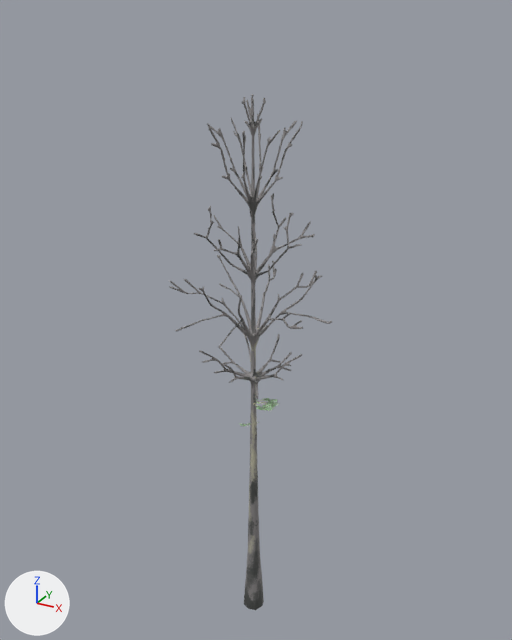
The Blender file Assets/Models/Environment/MountainAsh.blend as it was, and as the next commit left it.
Before and after are seen from a camera (50 mm lens) standing at (52.6, -94.7, 105.0) and looking at (-1.3, 3.2, 56.0). Lighting does not change. The marker at lower left points along +X, +Y and +Z.

Script lines for the objects in view, before the commit:
```python
me_plane_001 = bpy.data.meshes.new('Plane.001')
me_plane_001.from_pydata(...)  # 6060 vertices, 11432 faces; spans x -14.5..13.2, y -13.9..14.0, z -4.9..93.6
me_plane_001.polygons.foreach_set('use_smooth', [True] * 11432)
me_plane_001.materials.append(mat_mountainash_tex)  # picture img_mountainash_colour_tex
ob_plane = bpy.data.objects.new('Plane', me_plane_001)
ob_plane.location = (0.0, 0.0, 0.0)
```
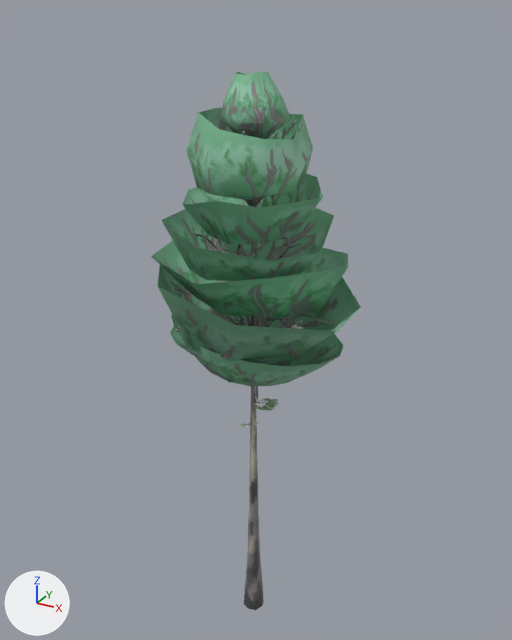
Pixel boxes [x1, y1, x2, y2] of what changed, in the pictures (512 x 640 px):
'Cube.003', added (green): after [186, 107, 313, 200]
'Cube.001', added (green): after [158, 265, 361, 361]
'Cube.006', added (green): after [151, 241, 348, 318]
'Cube.002', added (green): after [162, 208, 334, 281]
'Cube.004', added (green): after [183, 173, 323, 244]
'Cube.005', added: after [221, 72, 291, 139]
'Cube', added (green): after [171, 315, 344, 387]
'Cube.007', added (green): after [170, 306, 312, 366]

The change, as a list of edits to the scene's bpy script:
```text
Add ob_cube_007:
    ob_cube_007 = bpy.data.objects.new('Cube.007', me_cube_007)  # 57 vertices, 48 faces; spans x -0.87..0.9, y -0.74..0.72, z -0.04..0.49; in mat_mountainashleafre_tex (picture img_mountainashleafre_colour_tex)
    ob_cube_007.location = (0.0, 0.0, 50.8)
    ob_cube_007.rotation_euler = (0.0, 0.0, -2.517)  # degrees (0, 0, -144)
    ob_cube_007.scale = (15.4, 15.4, 15.4)
Add ob_cube_006:
    ob_cube_006 = bpy.data.objects.new('Cube.006', me_cube_006)  # 18 vertices, 12 faces; spans x -1.0..1.0, y -0.84..0.78, z -0.1..2.49; in mat_mountainashleafre_tex (picture img_mountainashleafre_colour_tex)
    ob_cube_006.location = (0.0, 0.0, 61.8)
    ob_cube_006.rotation_euler = (0.0, 0.0, 1.527)  # degrees (0, 0, 87)
    ob_cube_006.scale = (15.2, 19.8, 16.2)
Add ob_cube_005:
    ob_cube_005 = bpy.data.objects.new('Cube.005', me_cube_005)  # 25 vertices, 20 faces; spans x -0.597..0.608, y -0.608..0.562, z -0.101..0.743; in mat_mountainashleafre_tex (picture img_mountainashleafre_colour_tex)
    ob_cube_005.location = (0.0, 0.0, 86.9)
    ob_cube_005.rotation_euler = (0.0, 0.0, 1.591)  # degrees (0, 0, 91)
    ob_cube_005.scale = (7.99, 9.58, 13.3)
Add ob_cube_004:
    ob_cube_004 = bpy.data.objects.new('Cube.004', me_cube_004)  # 17 vertices, 12 faces; spans x -1.0..1.0, y -0.84..0.78, z -0.1..0.5; in mat_mountainashleafre_tex (picture img_mountainashleafre_colour_tex)
    ob_cube_004.location = (0.0, 0.0, 72.9)
    ob_cube_004.rotation_euler = (0.0, 0.0, -3.143)  # degrees (0, 0, -180)
    ob_cube_004.scale = (11.8, 14.2, 16.0)
Add ob_cube_003:
    ob_cube_003 = bpy.data.objects.new('Cube.003', me_cube_003)  # 25 vertices, 20 faces; spans x -0.77..0.78, y -0.71..0.66, z -0.1..0.47; in mat_mountainashleafre_tex (picture img_mountainashleafre_colour_tex)
    ob_cube_003.location = (0.0, 0.0, 80.1)
    ob_cube_003.rotation_euler = (0.0, 0.0, -0.899)  # degrees (0, 0, -52)
    ob_cube_003.scale = (11.8, 14.2, 23.4)
Add ob_cube_002:
    ob_cube_002 = bpy.data.objects.new('Cube.002', me_cube_004.copy())
    ob_cube_002.location = (0.0, 0.0, 67.2)
    ob_cube_002.rotation_euler = (0.0, 0.0, -0.899)  # degrees (0, 0, -52)
    ob_cube_002.scale = (13.7, 17.0, 16.2)
Add ob_cube_001:
    ob_cube_001 = bpy.data.objects.new('Cube.001', me_cube_004.copy())
    ob_cube_001.location = (0.0, 0.0, 56.3)
    ob_cube_001.rotation_euler = (0.0, 0.0, -0.486)  # degrees (0, 0, -28)
    ob_cube_001.scale = (21.0, 20.3, 21.8)
Add ob_cube:
    ob_cube = bpy.data.objects.new('Cube', me_cube_007.copy())
    ob_cube.location = (0.0, 0.0, 48.8)
    ob_cube.scale = (17.4, 17.4, 17.4)
```
